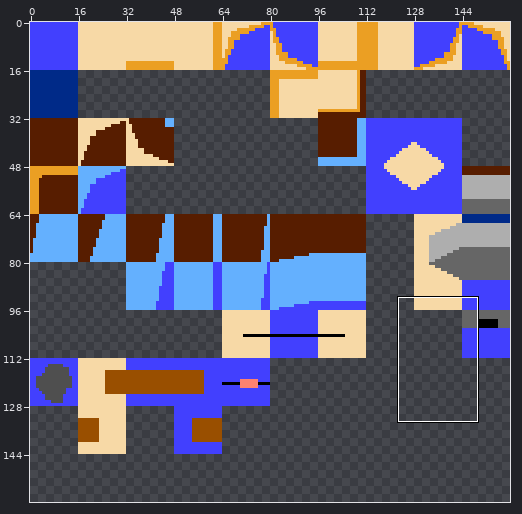
Pixel-art file -- art/16x_tileset.aseprite. The picture above shows the old version from afar; the outline marks the close-up.
Close-up. Before the edit:
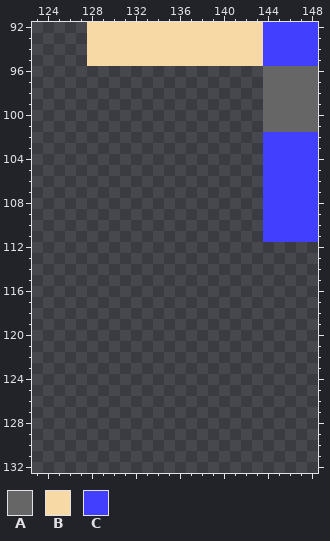
160x160 pixels, 1 frame. Shown: x 123..148, y 92..132. The commit also changed other parts of the picture, which this record leaves out.
Palette (. is transparent): A #666666  B #f7d9a6  C #4240fe
Pixels before, first column x 128:
 92 BBBBBBBBBBBBBBBBCCCCC
 93 BBBBBBBBBBBBBBBBCCCCC
 94 BBBBBBBBBBBBBBBBCCCCC
 95 BBBBBBBBBBBBBBBBCCCCC
 96 ................AAAAA
 97 ................AAAAA
 98 ................AAAAA
 99 ................AAAAA
100 ................AAAAA
101 ................AAAAA
102 ................CCCCC
103 ................CCCCC
104 ................CCCCC
105 ................CCCCC
106 ................CCCCC
107 ................CCCCC
108 ................CCCCC
109 ................CCCCC
110 ................CCCCC
111 ................CCCCC
The same view after the edit:
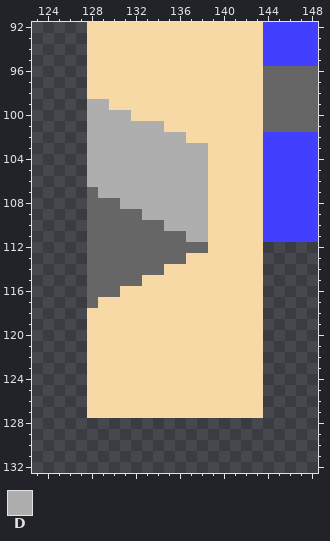
Colours new in this view: D #aeaeae
Diff:
Changed rows in their new state; - is an unchanged pixel.
first column x 128:
 96 BBBBBBBBBBBBBBBB
 97 BBBBBBBBBBBBBBBB
 98 BBBBBBBBBBBBBBBB
 99 DDBBBBBBBBBBBBBB
100 DDDDBBBBBBBBBBBB
101 DDDDDDDBBBBBBBBB
102 DDDDDDDDDBBBBBBB
103 DDDDDDDDDDDBBBBB
104 DDDDDDDDDDDBBBBB
105 DDDDDDDDDDDBBBBB
106 DDDDDDDDDDDBBBBB
107 ADDDDDDDDDDBBBBB
108 AAADDDDDDDDBBBBB
109 AAAAADDDDDDBBBBB
110 AAAAAAADDDDBBBBB
111 AAAAAAAAADDBBBBB
112 AAAAAAAAAAABBBBB
113 AAAAAAAAABBBBBBB
114 AAAAAAABBBBBBBBB
115 AAAAABBBBBBBBBBB
116 AAABBBBBBBBBBBBB
117 ABBBBBBBBBBBBBBB
118 BBBBBBBBBBBBBBBB
119 BBBBBBBBBBBBBBBB
120 BBBBBBBBBBBBBBBB
121 BBBBBBBBBBBBBBBB
122 BBBBBBBBBBBBBBBB
123 BBBBBBBBBBBBBBBB
124 BBBBBBBBBBBBBBBB
125 BBBBBBBBBBBBBBBB
126 BBBBBBBBBBBBBBBB
127 BBBBBBBBBBBBBBBB
